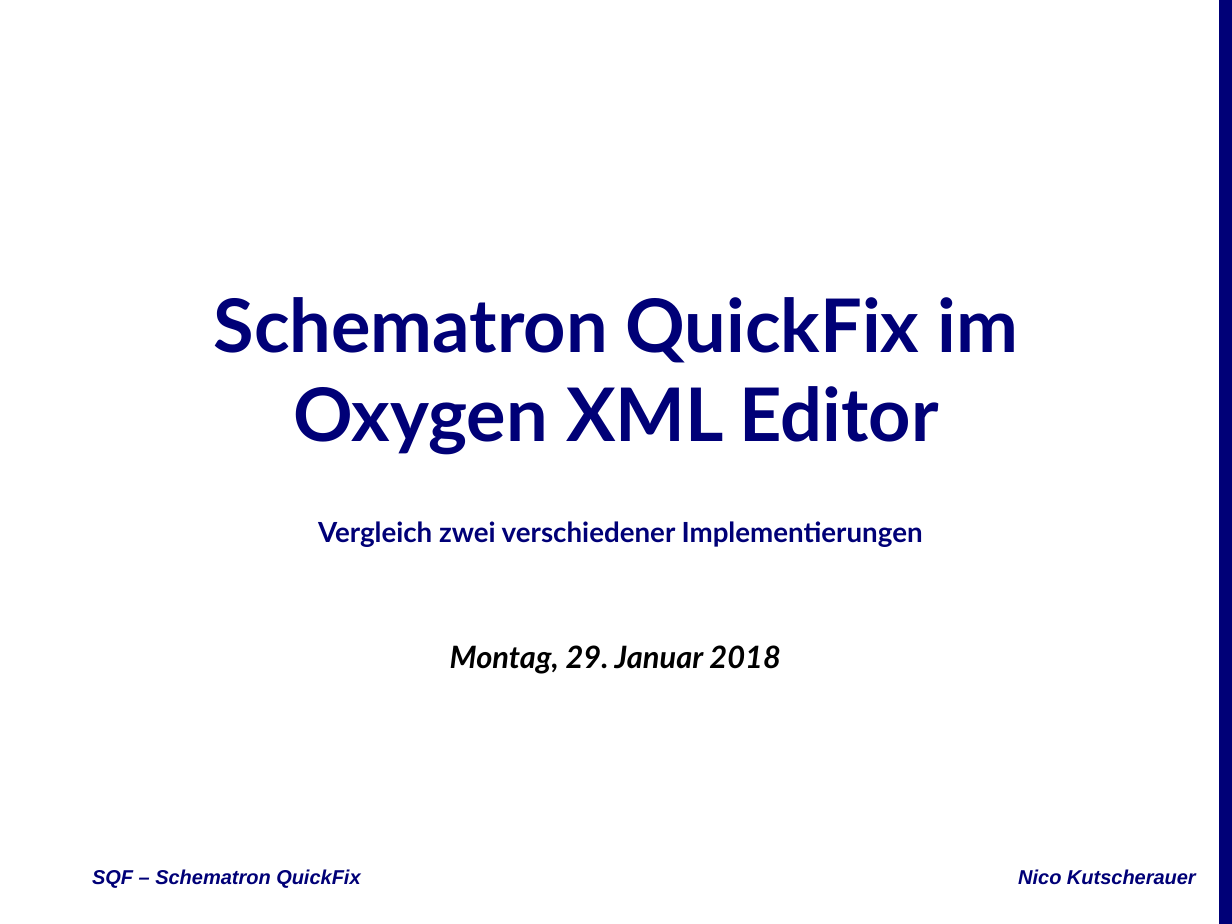
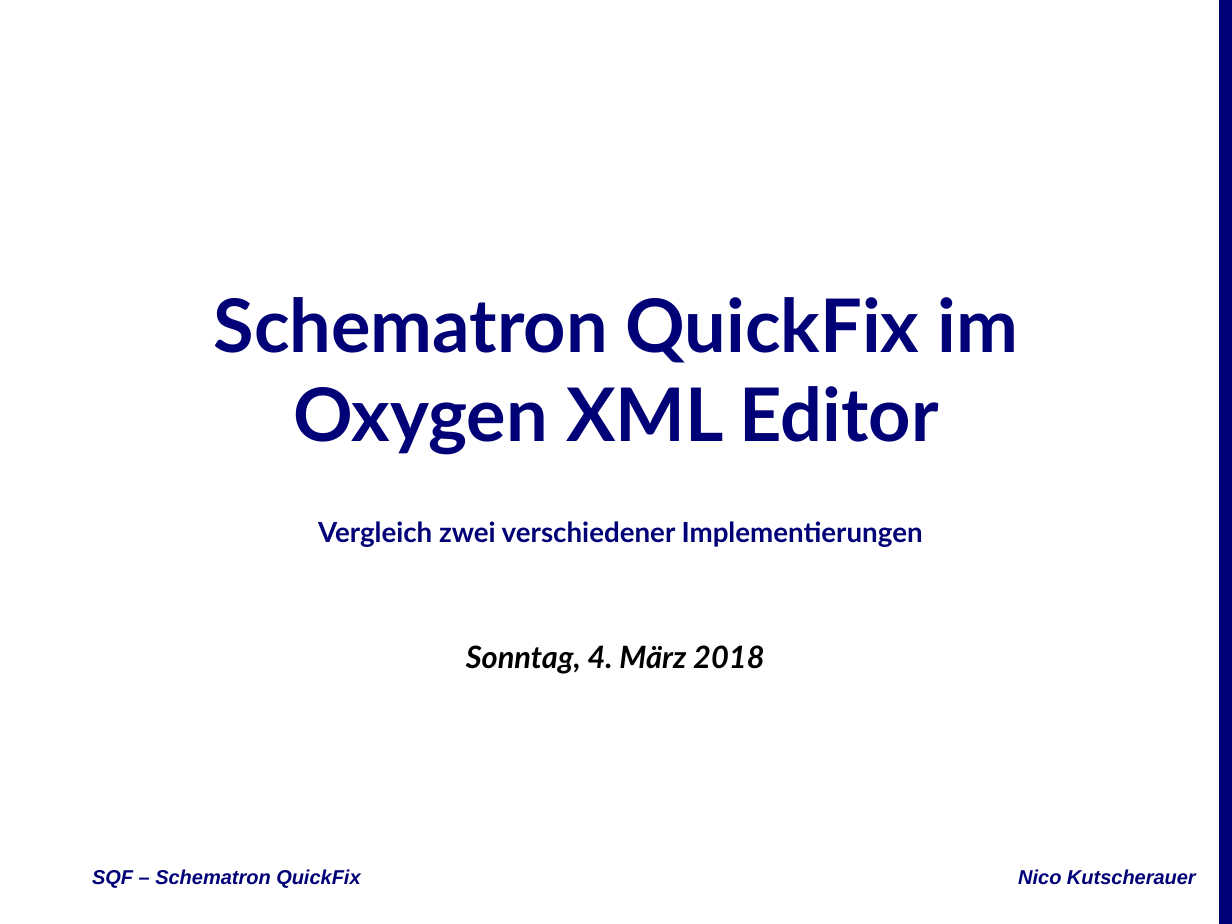
Before and after one commit to nkutsche/SchematronQuickFix-2017-11-17, a slide deck: slide 1 of SQF-Escali.pptx. Drawn at 1232x924 pixels with LibreOffice and Linux fonts; fonts in the diff are those of the drawing; background and template pictures are left out. Boxes give left, top, right and bottom in pixels: in the first picture for what was removed or moved away, otherwise in the second. Text is boxed around its words. In the diff, an @@ line names an element or a change of style, - is before the commit and + after.

```diff
--- a/SQF-Escali.pptx
+++ b/SQF-Escali.pptx
@@ subtitle at (466, 645, 765, 674): text changed @@
-Montag, 29. Januar 2018
+Sonntag, 4. März 2018
```
Also in this commit, not shown: 5 other slides changed, 2 slides added.
